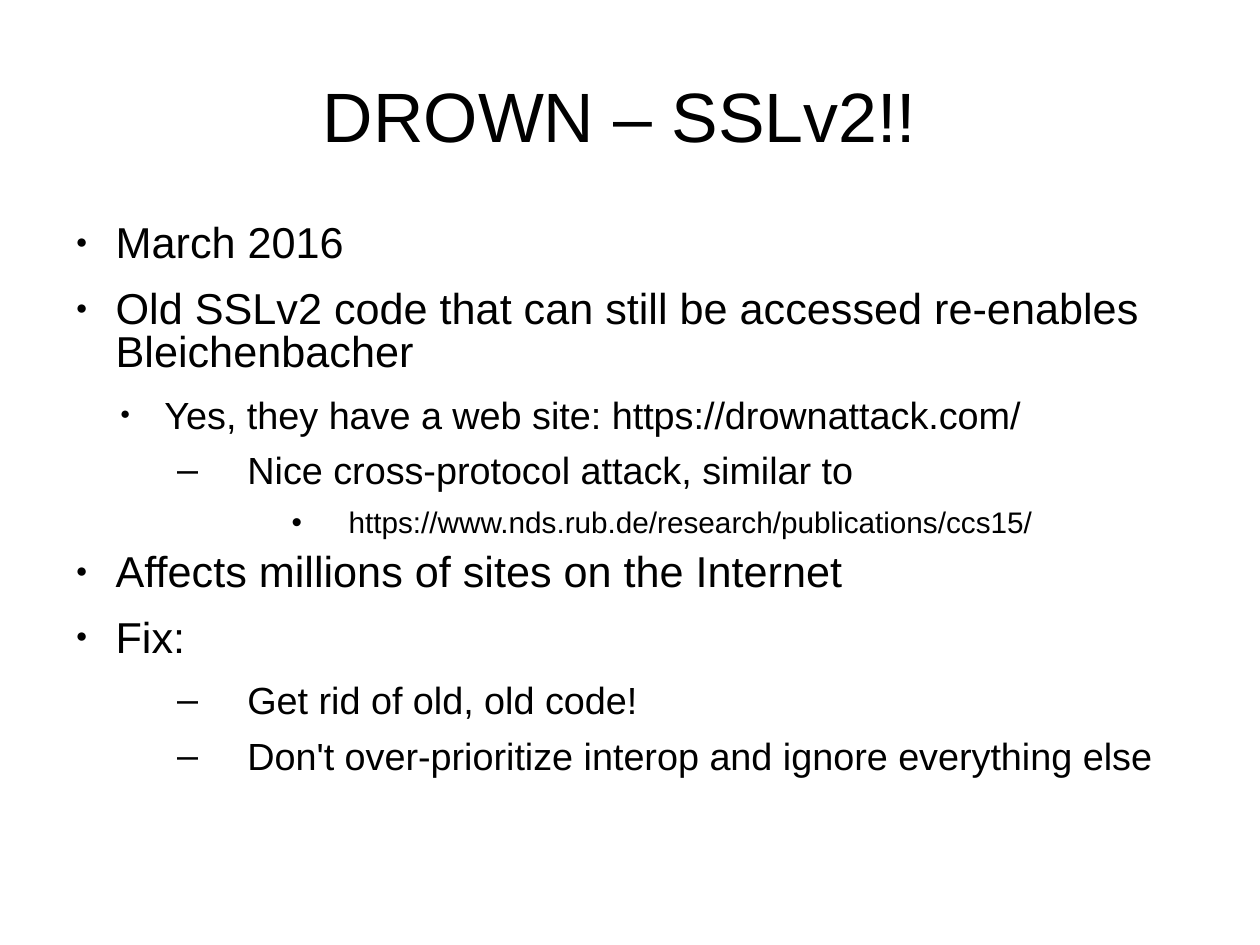
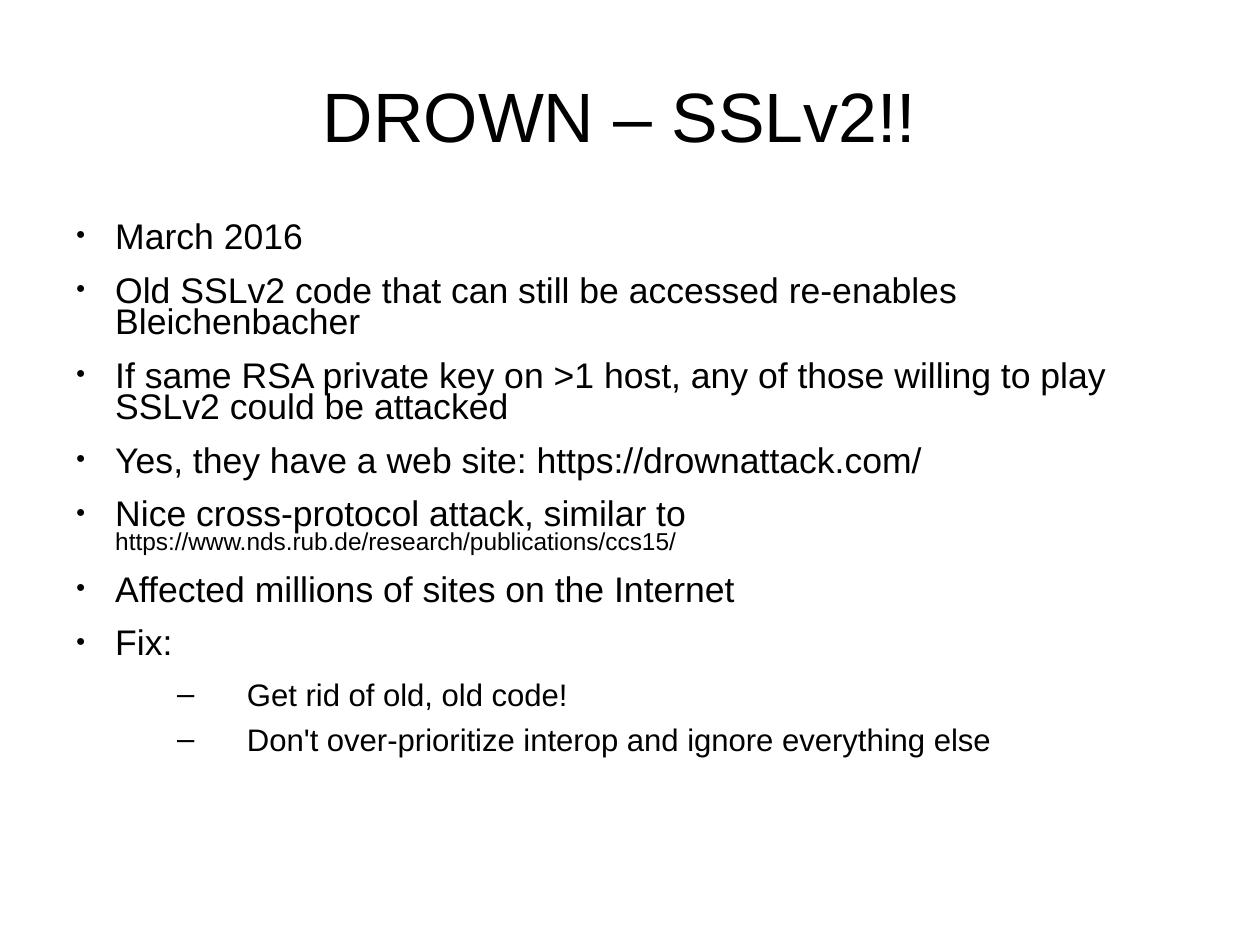
Before and after one commit to sftcd/cs7053, a slide deck: slide 17 of 2016lectures/07-tls-problems.ppt. Drawn at 1260x945 pixels with LibreOffice and Linux fonts; fonts in the diff are those of the drawing. Boxes give left, top, right and bottom in pixels: in the first picture for what was removed or moved away, otherwise in the second. Text is boxed around its words. In the diff, an @@ line names an element or a change of style, - is before the commit and + after.

```diff
--- a/2016lectures/07-tls-problems.ppt
+++ b/2016lectures/07-tls-problems.ppt
@@ text at (115, 223, 991, 758): size 27.2 to 22.4 pt in "March 2016", "Old SSLv2 code that can still be ...", "Fix:"; size 23.8 to 22.4 pt in "Yes, they have a web site: https://drownattack.com/"; size 23.8 to 19.6 pt in "Get rid of old, old code!", "Don't over-prioritize interop and ignore everything else"; indent changed; line spacing 0.83 to 0.73; list level 2 to 1 in "Yes, they have a web ..." @@
@@ text at (115, 362, 1105, 420): paragraph added @@
+● If same RSA private key on >1 host, any of those willing to play SSLv2 could be attacked
@@ text at (115, 500, 734, 603): text changed; size 18.7 to 22.4 pt @@
-  – Nice cross-protocol attack, similar to
-    • https://www.nds.rub.de/research/publications/ccs15/
-● Affects millions of sites on the Internet
+● Nice cross-protocol attack, similar to https://www.nds.rub.de/research/publications/ccs15/
+● Affected millions of sites on the Internet
```
Also in this commit, not shown: 26 other slides changed, 1 slide added, 1 slide removed, 2 other files.
